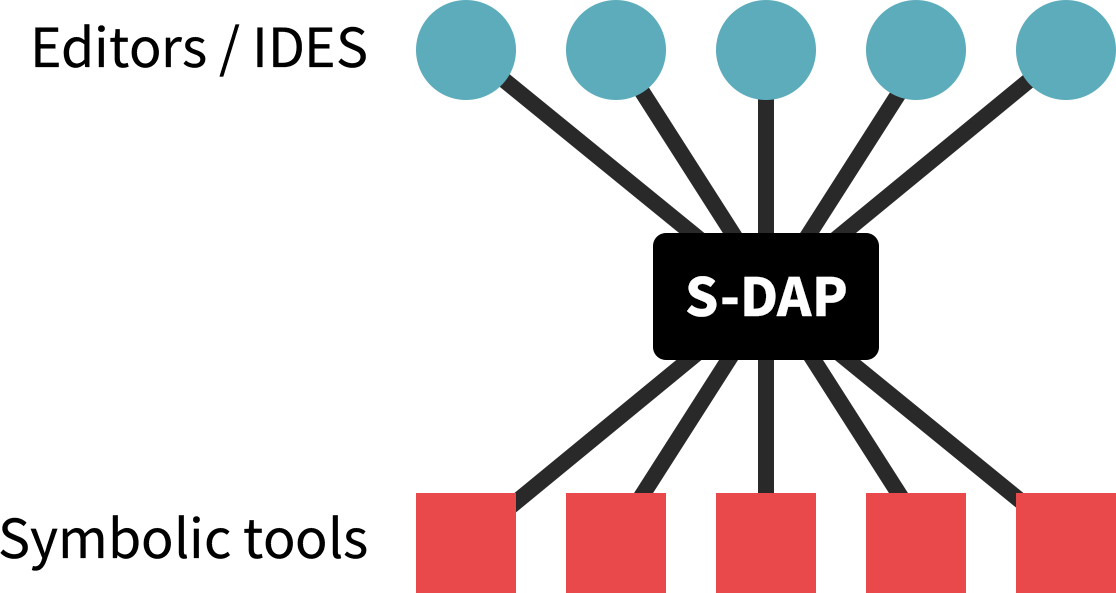
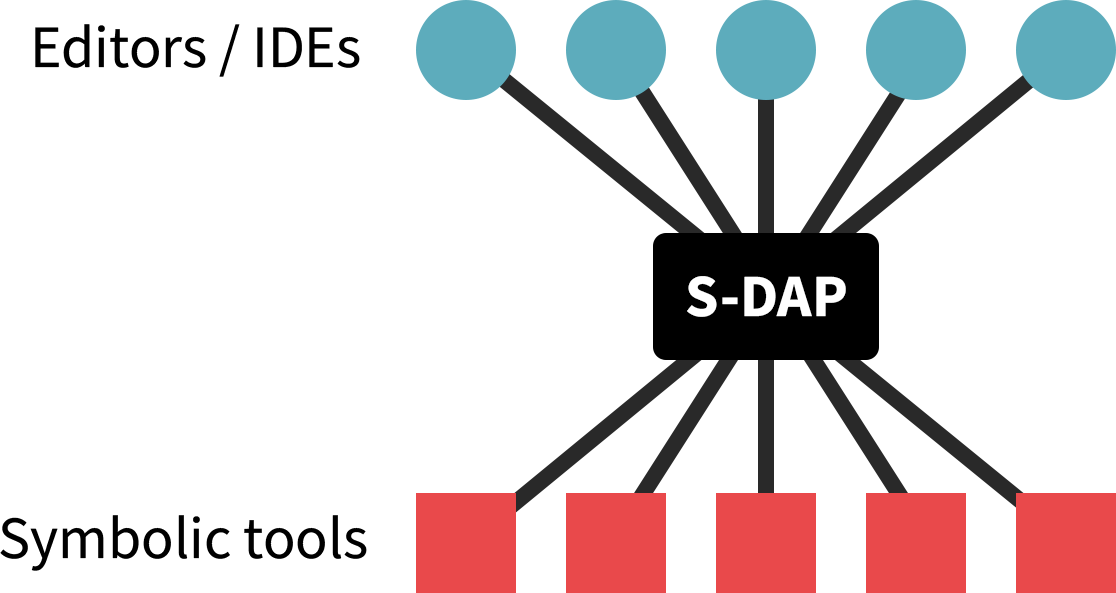
Two versions of the same layered image (w=1116, h=593). Layer-by-layer changes:
renamed "Editors / IDES" to "Editors / IDEs", painted on it over bbox(337, 26, 366, 68)
